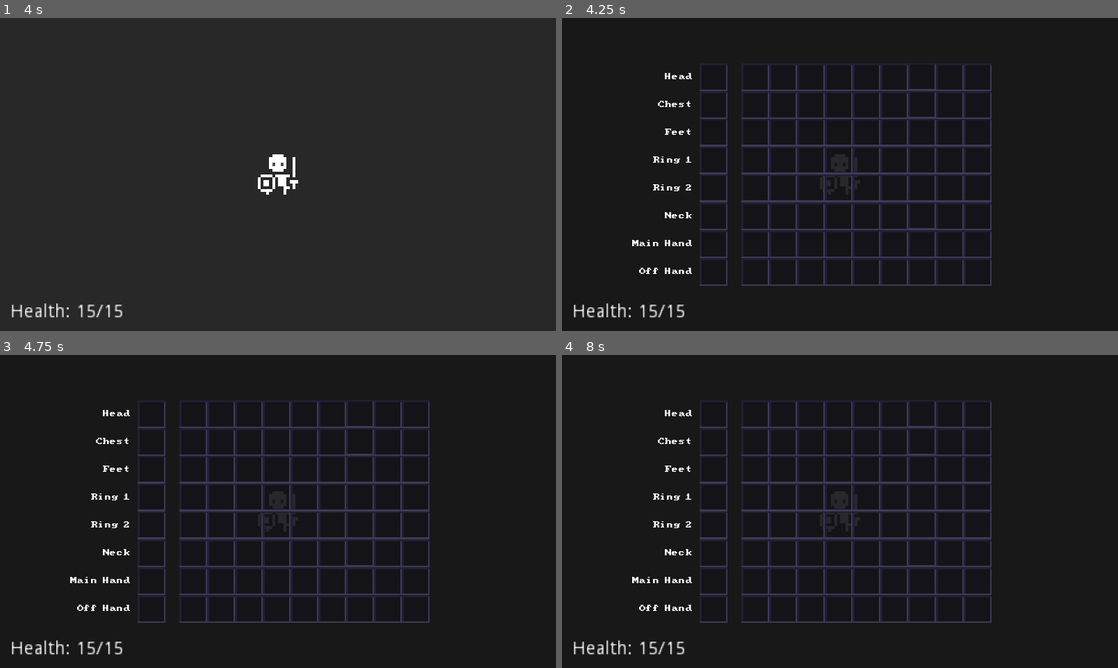
Above: before the commit, frames 1-4 (two rows, left to right).
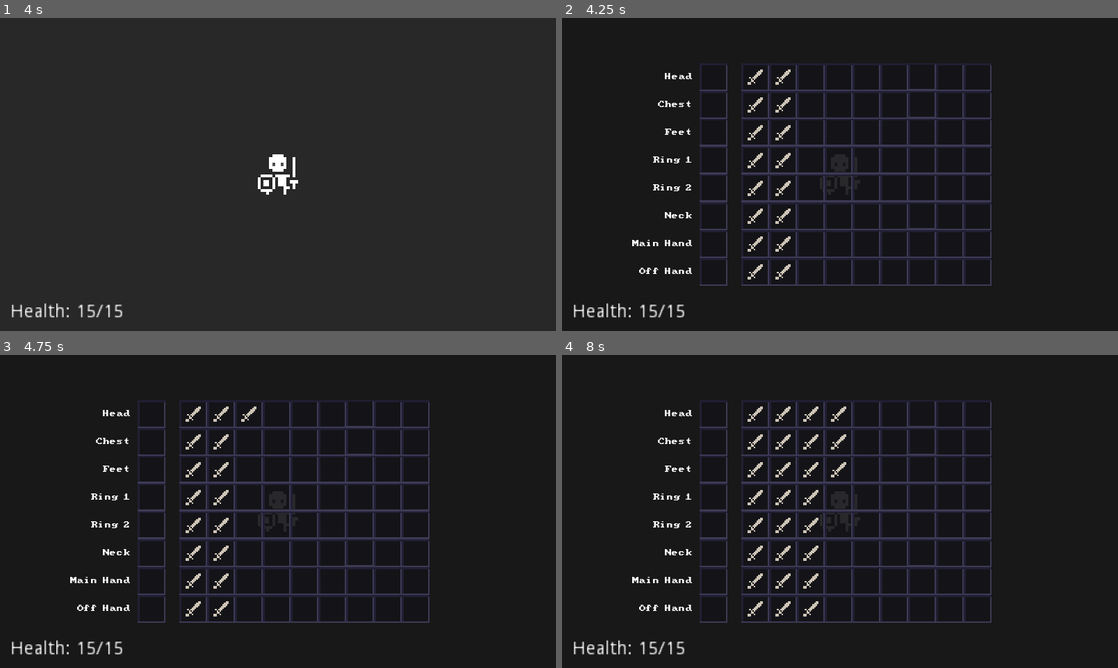
Above: after the commit, the same moments.

Repository: SimenMH/endoruin
Game: Godot game, scene res://scenes/player/Player.tscn
The game is run twice, just before and just after one commit, with the same random seed, the same clock (stepped at 60 frames per second) and the same inputs. This scene is started directly instead of the project's main scene.
Inputs:
- Up to frame 1 (4 s): tap Enter (ui_accept) at 0.5, 0.6, 0.77, 1.07, 1.25, 1.52, 1.55, 1.82, 2, 2.3, 2.75, 2.85, 3.02, 3.32, 3.5, 3.77, 3.8 s; hold Right (ui_right) 0.53-1.28 s; hold Down (ui_down) 1.28-2.03 s; tap E (interact) at 1.35 s; hold Right (ui_right) 2.03-2.78 s; hold W (wait) 2.03-2.78 s; hold Up (ui_up) 2.78-3.53 s; hold Left (ui_left) from 3.53 s (still down); hold E (interact) from 3.53 s (still down)
- Up to frame 2 (4.25 s): keep holding Left (ui_left); keep holding E (interact); tap Enter (ui_accept) at 4.07 s; tap Tab (open_inventory) at 4.15 s
- Up to frame 3 (4.75 s): keep holding Left (ui_left); release E (interact) at 4.28 s; tap W (wait) at 4.35 s; tap Enter (ui_accept) at 4.52, 4.55 s
- Up to frame 4 (8 s): tap Enter (ui_accept) at 4.82, 5.1, 5.75, 6.02, 6.05, 6.32, 6.77, 6.8, 7.07, 7.35, 7.52, 7.82 s; release Left (ui_left) at 5.03 s; hold Down (ui_down) 5.03-5.78 s; hold Right (ui_right) 5.78-6.53 s; tap E (interact) at 5.85 s; hold Up (ui_up) 6.53-7.28 s; hold W (wait) 6.53-7.28 s; hold Right (ui_right) from 7.28 s (still down)

Frame 1 is identical in both runs. In frame 2, 0.6% of the frame differs, in the area x 33-42%, y 16-84%; in frame 3, 0.6%; in frame 4, 1.0%, in the area x 33-52%, y 16-84%.
Error in both runs: Invalid call. Nonexistent function 'request_move' in base 'Viewport'. (res://scenes/player/Player.gd:33)

Commit message:
Update inventory using PlayerData inventory

Diff:
--- /dev/null
+++ b/scenes/GUI/inventory/Inventory.gd
@@ -0,0 +1,36 @@
+extends ColorRect
+
+onready var inventory = PlayerData.inventory
+onready var equpment = PlayerData.equipment
+onready var inventory_slots = $ColorRect/HBoxContainer/InventorySlots
+onready var equipment_slots = $ColorRect/HBoxContainer/CenterContainer/EquipmentSlots
+
+export var grow_vertically = true
+
+func _ready():
+	update_inventory()
+
+func _process(delta):
+	# Testing
+	if Input.is_action_just_pressed('ui_accept'):
+		inventory.append({'name': 'Shortsword'})
+		update_inventory()
+
+func update_inventory():
+	for i in range(inventory.size()):
+		if i >= inventory_slots.get_child_count():
+			print('ERROR: Inventory index out of range')
+			break
+		var slot_idx = i
+		if grow_vertically:
+			slot_idx = get_vert_slot_idx(i)
+		var slot = inventory_slots.get_child(slot_idx)
+		slot.update_item(inventory[i])
+
+func get_vert_slot_idx(idx):
+	var columns = inventory_slots.columns
+	var rows = inventory_slots.get_child_count() / inventory_slots.columns
+	var column = idx / rows
+	var row = idx - (idx / rows * rows)
+	var slot_idx = (row * inventory_slots.columns) + column
+	return slot_idx
--- a/scenes/GUI/inventory/Inventory.tscn
+++ b/scenes/GUI/inventory/Inventory.tscn
@@ -1,7 +1,8 @@
-[gd_scene load_steps=6 format=2]
+[gd_scene load_steps=7 format=2]
 
 [ext_resource path="res://scenes/GUI/inventory/InvSlot.tscn" type="PackedScene" id=1]
 [ext_resource path="res://fonts/pcsenior.ttf" type="DynamicFontData" id=2]
+[ext_resource path="res://scenes/GUI/inventory/Inventory.gd" type="Script" id=3]
 
 [sub_resource type="DynamicFont" id=1]
 font_data = ExtResource( 2 )
@@ -18,6 +19,7 @@
 anchor_bottom = 1.0
 theme = SubResource( 2 )
 color = Color( 0, 0, 0, 0.392157 )
+script = ExtResource( 3 )
 __meta__ = {
 "_edit_use_anchors_": true
 }
@@ -244,7 +246,7 @@
 "_edit_use_anchors_": false
 }
 
-[node name="InvSlot" parent="ColorRect/HBoxContainer/InventorySlots" instance=ExtResource( 1 )]
+[node name="InvSlot1" parent="ColorRect/HBoxContainer/InventorySlots" instance=ExtResource( 1 )]
 anchor_right = 0.0
 anchor_bottom = 0.0
 margin_right = 64.0
--- a/scripts/singletons/PlayerData.gd
+++ b/scripts/singletons/PlayerData.gd
@@ -6,7 +6,7 @@
 	'max_health': 15,
 	'health': 15,
 	'max_mana': 10,
-	'mana': 15,
+	'mana': 10,
 	'armour': 0,
 	'weight': 0,
 	'experience': 0
